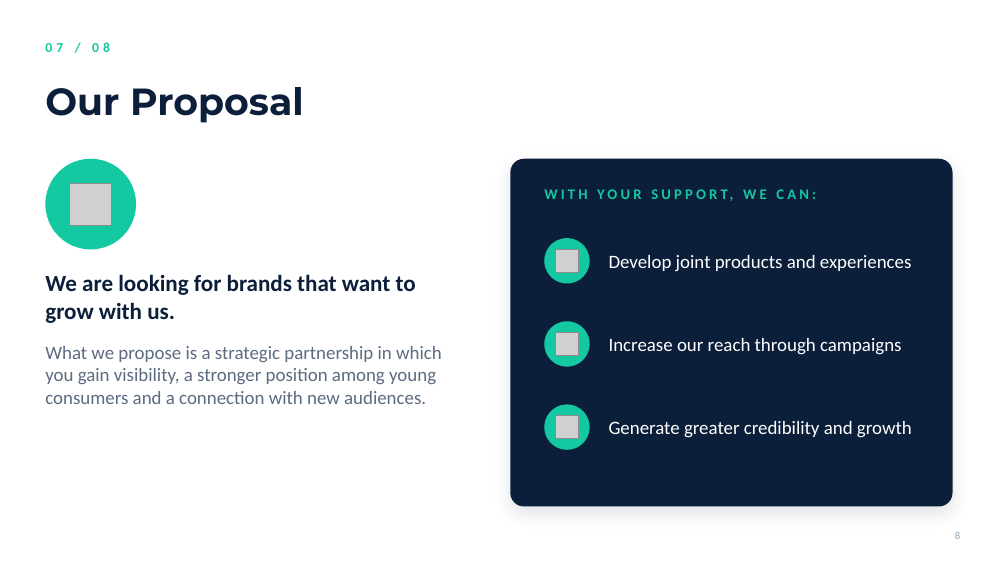
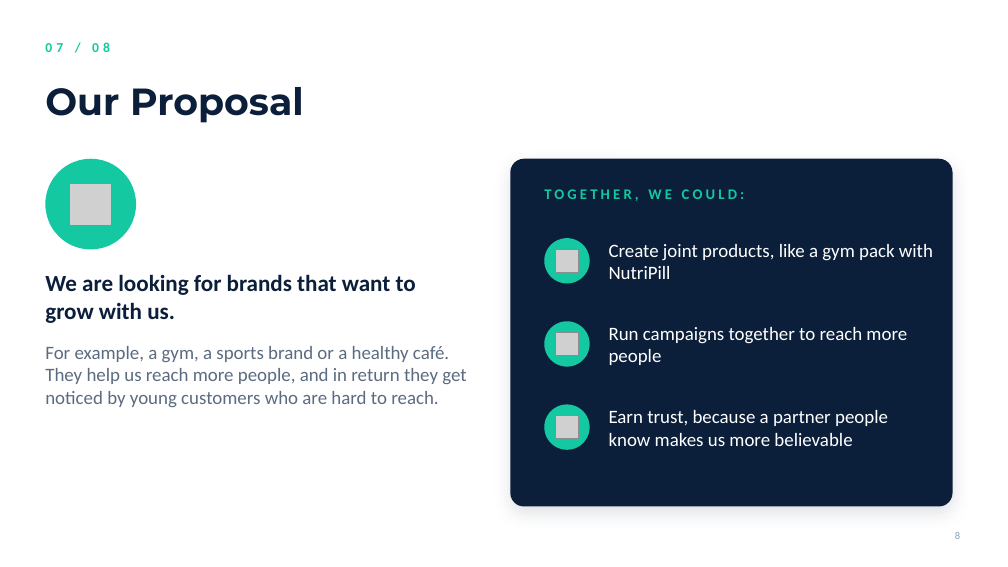
Before and after one commit to Johnporkthethird/english-presentaiton-, a slide deck: slide 8 of NutriPill.pptx. Drawn at 1008x567 pixels with LibreOffice and Linux fonts; fonts in the diff are those of the drawing; grey boxes stand for pictures; background and template pictures are left out. Boxes give left, top, right and bottom in pixels: in the first picture for what was removed or moved away, otherwise in the second. Text is boxed around its words. In the diff, an @@ line names an element or a change of style, - is before the commit and + after.

```diff
--- a/NutriPill.pptx
+++ b/NutriPill.pptx
@@ text at [544,189,745,201]: text changed @@
-WITH YOUR SUPPORT, WE CAN:
+TOGETHER, WE COULD:
@@ text at [609,244,933,279]: text changed @@
-Develop joint products and experiences
+Create joint products, like a gym pack with NutriPill
@@ text at [609,327,907,365]: text changed @@
-Increase our reach through campaigns
+Run campaigns together to reach more people
@@ text at [45,346,466,407]: text changed @@
-What we propose is a strategic partnership in which you gain visibility, a stronger position among young consumers and a connection with new audiences.
+For example, a gym, a sports brand or a healthy café. They help us reach more people, and in return they get noticed by young customers who are hard to reach.
@@ text at [609,410,888,446]: text changed @@
-Generate greater credibility and growth
+Earn trust, because a partner people know makes us more believable
```
Also in this commit, not shown: 8 other slides changed, 2 other files.
